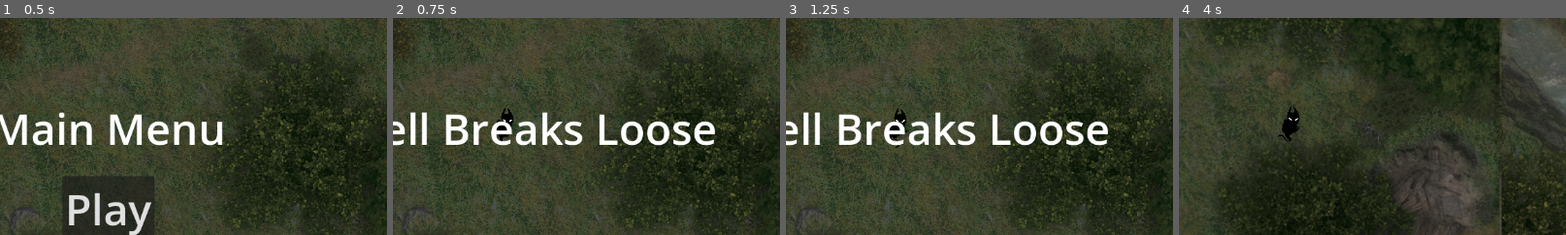
Above: before the commit, frames 1-4 (left to right).
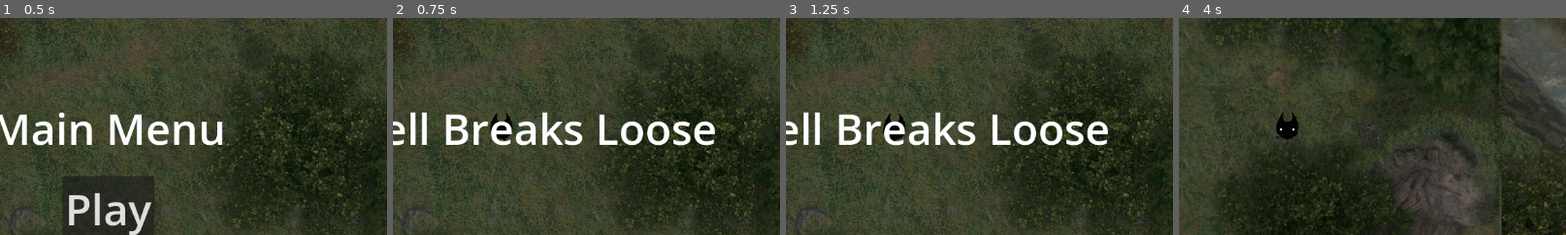
Above: after the commit, the same moments.

Repository: Evanev7/stellub
Game: Godot game, scene res://scenes/main.tscn
Two runs of this game, one before a commit and one after it. Both use one fixed random seed, a clock stepped at 60 frames per second and the inputs below.
Inputs (mouse positions are % of the whole screen's width and height, from its top left):
- Up to frame 1 (0.5 s): no input
- Up to frame 2 (0.75 s): click "Play" at 0.5 s
- Up to frame 3 (1.25 s): no input
- Up to frame 4 (4 s): tap Enter at 1.25 s; move the mouse to (72, 45) at 1.27 s; hold D (move_right) 1.28-2.03 s; click (72, 45) at 1.35 s; move the mouse to (30, 55) at 2.02 s; hold S (move_down) 2.03-2.78 s; tap Shift (walk) at 2.1 s; move the mouse to (60, 28) at 2.77 s; hold D (move_right) 2.78-3.5 s; hold R 2.78-3.5 s; click "Shot spread decrease" at 3.5 s
The pictures show only the part of the screen within x 36-86%, y 25-75%; the shares and areas given below are measured in that part.

Frame 1 is identical in both runs. In frame 2, 0.3% of the frame differs, in the area x 25-32%, y 41-57%; in frame 3, 0.2%; in frame 4, 0.4%, in the area x 25-32%, y 40-59%.

Commit message:
Added another evolution, played with bullets

Diff:
--- a/resources/bullets/angel_worshipper_bullet.tres
+++ b/resources/bullets/angel_worshipper_bullet.tres
@@ -7,13 +7,13 @@
 script = ExtResource("1_ntmv1")
 source = "angel_worshipper"
 animation = ExtResource("1_apf0g")
-start_range = 0
-lifetime = 20
-bullet_range = 1000
-damage = 2
-fire_delay = 25
-multishot = 1
-size = Vector2(1, 1)
-shot_spread = 0.261799
-shot_inaccuracy = 0.0981748
-shot_speed = 300.0
+starting_start_range = 0
+starting_lifetime = 20.0
+starting_bullet_range = 1000
+starting_damage = 2
+starting_fire_delay = 20
+starting_multishot = 1
+starting_size = Vector2(1.2, 1.2)
+starting_shot_spread = 0.261799
+starting_shot_inaccuracy = 0.0981748
+starting_shot_speed = 350.0
--- a/resources/bullets/demon_skull_bullet.tres
+++ b/resources/bullets/demon_skull_bullet.tres
@@ -8,12 +8,12 @@
 source = "demon_skull"
 animation = ExtResource("1_hlmbc")
 start_range = 100
-lifetime = 2
+lifetime = 1.0
 bullet_range = 1000
 damage = 1
 fire_delay = 60
 multishot = 20
-size = Vector2(5, 1)
+size = Vector2(3, 1)
 shot_spread = 6.283
-shot_inaccuracy = 0.0981748
+shot_inaccuracy = 3.142
 shot_speed = 1.0
--- a/resources/bullets/player/player_bullet.tres
+++ b/resources/bullets/player/player_bullet.tres
@@ -7,13 +7,13 @@
 script = ExtResource("1_dmiyo")
 source = "player"
 animation = ExtResource("1_eteat")
-start_range = 0
-lifetime = 20
-bullet_range = 1000
-damage = 1
-fire_delay = 15
-multishot = 1
-size = Vector2(1, 1)
-shot_spread = 0.261799
-shot_inaccuracy = 0.0981748
-shot_speed = 400.0
+starting_start_range = 0
+starting_lifetime = 20.0
+starting_bullet_range = 1000
+starting_damage = 1
+starting_fire_delay = 15
+starting_multishot = 4
+starting_size = Vector2(1, 1)
+starting_shot_spread = 0.261799
+starting_shot_inaccuracy = 0.0981748
+starting_shot_speed = 400.0
--- a/scenes/player.tscn
+++ b/scenes/player.tscn
@@ -1,9 +1,8 @@
-[gd_scene load_steps=21 format=3 uid="uid://cnepphpba8e8u"]
+[gd_scene load_steps=24 format=3 uid="uid://cnepphpba8e8u"]
 
 [ext_resource type="Script" path="res://scripts/player.gd" id="1_m0lvq"]
 [ext_resource type="Resource" uid="uid://ccpb4udi5owpj" path="res://resources/bullets/player/player_bullet.tres" id="2_02d8s"]
 [ext_resource type="Texture2D" uid="uid://kwiitmwbn82r" path="res://art/player/level 0/player_0_1.png" id="3_ik71x"]
-[ext_resource type="Texture2D" uid="uid://y6yq787ii3ci" path="res://art/player/player_test_3.png" id="4_laehl"]
 [ext_resource type="Texture2D" uid="uid://6fmtfmpb5kvf" path="res://art/player/level 0/player_0_2.png" id="4_p28ir"]
 [ext_resource type="Texture2D" uid="uid://q4hnsccll683" path="res://art/player/level 0/player_0_3.png" id="5_3s83j"]
 [ext_resource type="Texture2D" uid="uid://jiw1ymwlkxj6" path="res://art/player/player_test_4.png" id="5_nvavr"]
@@ -17,7 +16,11 @@
 [ext_resource type="Texture2D" uid="uid://d38sqt6g8no0c" path="res://art/player/level 1/player_1_3.png" id="12_b5eo3"]
 [ext_resource type="Texture2D" uid="uid://dgd3v4um63ilg" path="res://art/player/level 1/player_1_4.png" id="13_t3qt6"]
 [ext_resource type="Texture2D" uid="uid://b61euv0sv1s35" path="res://art/player/level 1/player_1_5.png" id="14_60gpg"]
+[ext_resource type="Texture2D" uid="uid://3s2qtawumngc" path="res://art/player/level 2/player_2_1.png" id="16_anm1o"]
 [ext_resource type="Texture2D" uid="uid://bmth7utk22aok" path="res://art/player/level 1/player_1_7.png" id="16_j4f7o"]
+[ext_resource type="Texture2D" uid="uid://bc020wmqxwd1x" path="res://art/player/level 2/player_2_2.png" id="17_o3b57"]
+[ext_resource type="Texture2D" uid="uid://b74demdp666as" path="res://art/player/level 2/player_2_3.png" id="18_cpjt2"]
+[ext_resource type="Texture2D" uid="uid://do6k7k2wf53fx" path="res://art/player/level 2/player_2_4.png" id="19_or65r"]
 
 [sub_resource type="SpriteFrames" id="SpriteFrames_whc3w"]
 animations = [{
@@ -72,7 +75,16 @@
 }, {
 "frames": [{
 "duration": 1.0,
-"texture": ExtResource("4_laehl")
+"texture": ExtResource("16_anm1o")
+}, {
+"duration": 1.0,
+"texture": ExtResource("17_o3b57")
+}, {
+"duration": 1.0,
+"texture": ExtResource("18_cpjt2")
+}, {
+"duration": 1.0,
+"texture": ExtResource("19_or65r")
 }],
 "loop": true,
 "name": &"level 2",
@@ -106,7 +118,7 @@
 [node name="AnimatedSprite2D" type="AnimatedSprite2D" parent="."]
 scale = Vector2(0.05, 0.05)
 sprite_frames = SubResource("SpriteFrames_whc3w")
-animation = &"level 1"
+animation = &"level 0"
 
 [node name="CollisionShape2D" type="CollisionShape2D" parent="."]
 scale = Vector2(0.6, 0.6)
--- a/scripts/bullet_resource.gd
+++ b/scripts/bullet_resource.gd
@@ -5,18 +5,42 @@
 @export var source: String
 @export var animation: SpriteFrames
 
+#@export var starting_start_range: int = 0
+#
+### In seconds
+#@export var starting_lifetime: float = 20
+#@export var starting_bullet_range: int = 1000
+#@export var starting_damage: int = 1
+#@export var starting_fire_delay: int = 15
+#@export var starting_multishot: int = 1
+#@export var starting_size := Vector2(1, 1)
+#
+### Format: PI/x, default PI/12, 2*PI creates a circle
+#@export var starting_shot_spread: float = PI/12
+#
+### Format: PI/x, default PI/32
+#@export var starting_shot_inaccuracy: float = PI/32
+#
+#@export var starting_shot_speed: float = 400
+#
+#var start_range = starting_start_range
+#var lifetime = starting_lifetime
+#var bullet_range = starting_bullet_range
+#var damage =  starting_damage
+#var fire_delay = starting_fire_delay
+#var multishot = starting_multishot
+#var size = starting_size
+#var shot_spread =  starting_shot_spread
+#var shot_inaccuracy = starting_shot_inaccuracy
+#var shot_speed = starting_shot_speed
+
 @export var start_range: int = 0
-@export var lifetime: int = 20
+@export var lifetime: float = 20.0
 @export var bullet_range: int = 1000
 @export var damage: int = 1
 @export var fire_delay: int = 15
 @export var multishot: int = 1
-@export var size := Vector2(1, 1)
-
-## Format: PI/x, default PI/12, 2*PI creates a circle
-@export var shot_spread: float = PI/12
-
-## Format: PI/x, default PI/32
+@export var size:= Vector2(1, 1)
+@export var shot_spread: float =  PI/12
 @export var shot_inaccuracy: float = PI/32
-
 @export var shot_speed: float = 400
--- a/scripts/main.gd
+++ b/scripts/main.gd
@@ -84,29 +84,32 @@
 	$HUD.show_score(GameState.player.score)
 
 func _on_player_level_up(current_level):
-	pause_game()
+	open_upgrade_hud()
 	$upgradeHUD.show_level(GameState.player.current_level)
 
 func _on_upgrade_hud_upgrade_1_pressed():
 	GameState.player.bullet.multishot += 1
-	unpause_game()
+	close_upgrade_hud()
 
 
 func _on_upgrade_hud_upgrade_2_pressed():
 	GameState.player.bullet.shot_spread /= 1.2
-	unpause_game()
+	close_upgrade_hud()
 
 
 func _on_upgrade_hud_upgrade_3_pressed():
 	GameState.player.bullet.fire_delay /= 1.2
-	unpause_game()
+	close_upgrade_hud()
 
-func pause_game():
+func open_upgrade_hud():
 	get_tree().paused = true
 	$SpawnTimer.set_wait_time($SpawnTimer.get_wait_time() / 1.2)
 	$upgradeHUD.set_visible(true)
 
 
-func unpause_game():
+func close_upgrade_hud():
 	get_tree().paused = false
 	$upgradeHUD.set_visible(false)
+	var level = GameState.player.current_level
+	if level % 3 == 0:
+		GameState.player.current_animation = "level " + str(level/3)
--- a/scripts/player.gd
+++ b/scripts/player.gd
@@ -10,18 +10,6 @@
 @export var STARTING_SPEED = 380.0
 @export var STARTING_ROTATION_SPEED = 20
 @export var STARTING_HP_MAX: int = 100
-
-## Weapon Stats
-#@export var STARTING_fire_delay: int = 15
-#@export var STARTING_multishot: int = 1
-#
-### Format: PI/x, default PI/12
-#@export var STARTING_shot_spread: float = PI/12
-#
-### Format: PI/x, default PI/32
-#@export var STARTING_shot_inaccuracy: float = PI/32
-#
-#@export var STARTING_shot_speed: float = 0.99
 
 @export var bullet: BulletResource
 
@@ -39,6 +27,7 @@
 var default_scale
 var _fire_timer: float = 0.0
 var _h_flipped: bool = false
+var current_animation
 
 
 # Called when the node enters the scene tree for the first time.
@@ -88,9 +77,9 @@
 		move_and_slide()
 
 		# Walk animation
-		$AnimatedSprite2D.play()
+		$AnimatedSprite2D.play(current_animation)
 	else:
-		$AnimatedSprite2D.play()
+		$AnimatedSprite2D.play(current_animation)
 
 	if _fire_timer <= bullet.fire_delay:
 		_fire_timer += 1
@@ -121,14 +110,7 @@
 	speed = STARTING_SPEED
 	rotation_speed = STARTING_ROTATION_SPEED
 	hp_max = STARTING_HP_MAX
-
-	## Weapon Stats
-#	bullet.fire_delay = STARTING_fire_delay
-#	bullet.multishot = STARTING_multishot
-#	bullet.shot_spread = STARTING_shot_spread
-#	bullet.shot_inaccuracy = STARTING_shot_inaccuracy
-#	bullet.shot_speed = STARTING_shot_speed
-
+	current_animation = "level 0"
 
 func hurt(body):
 	hp -= body.damage
Binary file added: art/player/level 2/player_2_1.png
Not shown, added: art/player/level 2/player_2_1.png.import
Binary file added: art/player/level 2/player_2_2.png
Not shown, added: art/player/level 2/player_2_2.png.import
Binary file added: art/player/level 2/player_2_3.png
Not shown, added: art/player/level 2/player_2_3.png.import
Binary file added: art/player/level 2/player_2_4.png
Not shown, added: art/player/level 2/player_2_4.png.import
